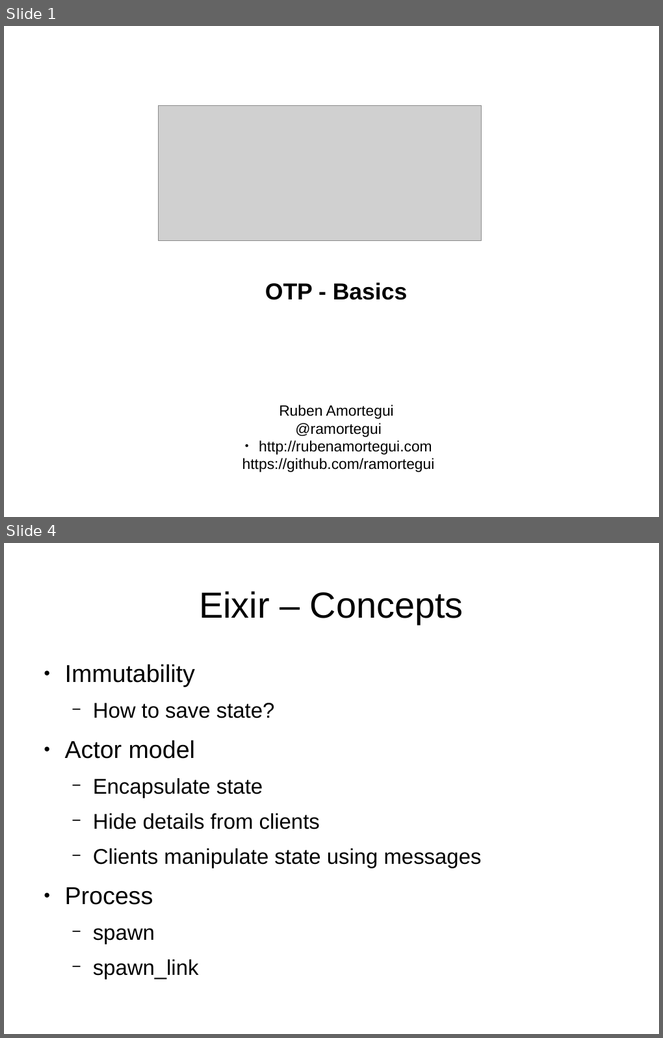
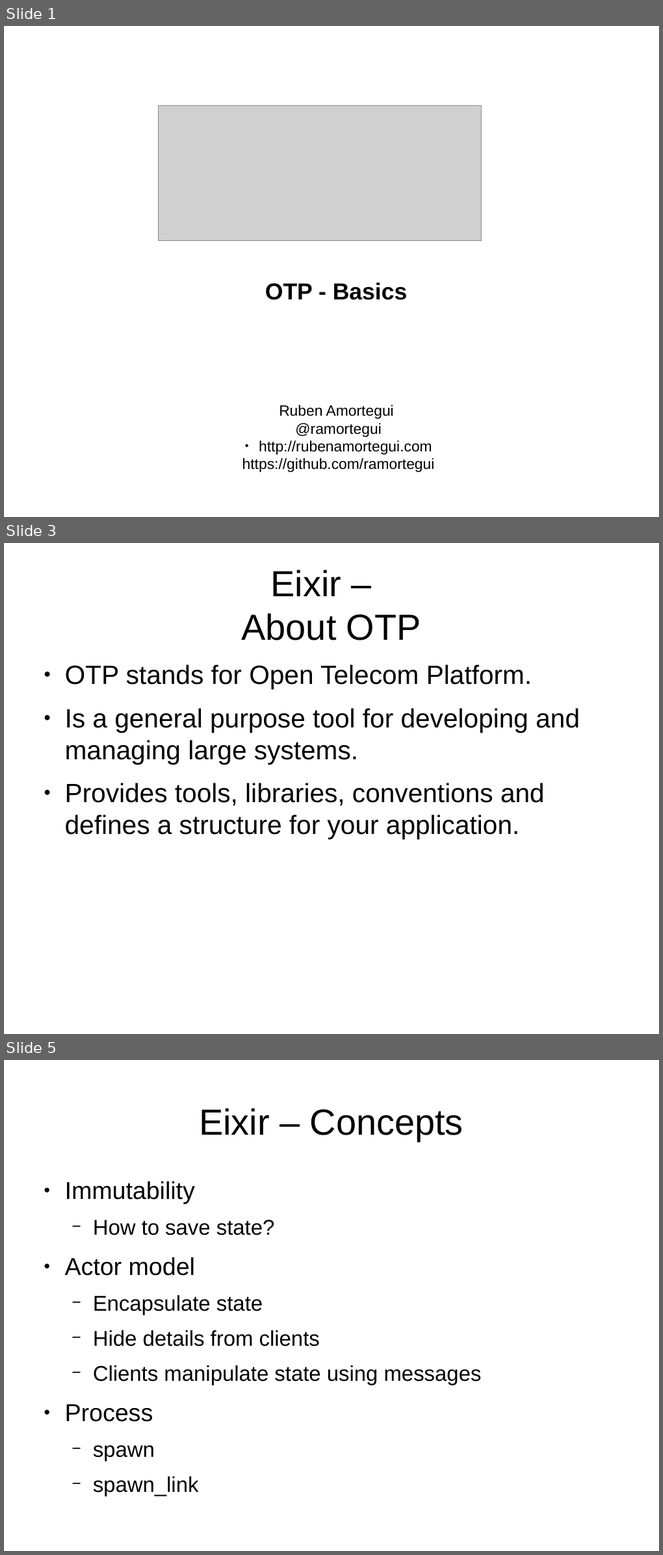
Before and after one commit to ramortegui/talks, a slide deck: elixir-otp-basics.odp. Shown one above the other, each under a label of ours: slides 1 and 4 before the commit, slides 1, 3 and 5 after it; the slides between them are not shown. The pictures are 663x1038 and 663x1555 pixels, drawn with LibreOffice and Linux fonts; fonts in the diff are those of the drawing; grey boxes stand for pictures. Boxes give left, top, right and bottom in pixels: in the first picture for what was removed or moved away, otherwise in the second. Text is boxed around its words. In the diff, an @@ line names an element or a change of style, - is before the commit and + after.

```diff
--- a/elixir-otp-basics.odp
+++ b/elixir-otp-basics.odp
@@ slide 3 added at [4, 543, 659, 1034], background #FFFFFF @@
@@ title added at [242, 570, 421, 641], 44 pt, text #000000 @@
+Eixir –
+About OTP
@@ text added at [65, 665, 580, 839], 32 pt, text #000000 @@
+● OTP stands for Open Telecom Platform.
+● Is a general purpose tool for developing and managing large systems.
+● Provides tools, libraries, conventions and defines a structure for your application.
@@ what was slide 4 is now slide 5 @@
```
Also in this commit, not shown: 2 slides changed.
